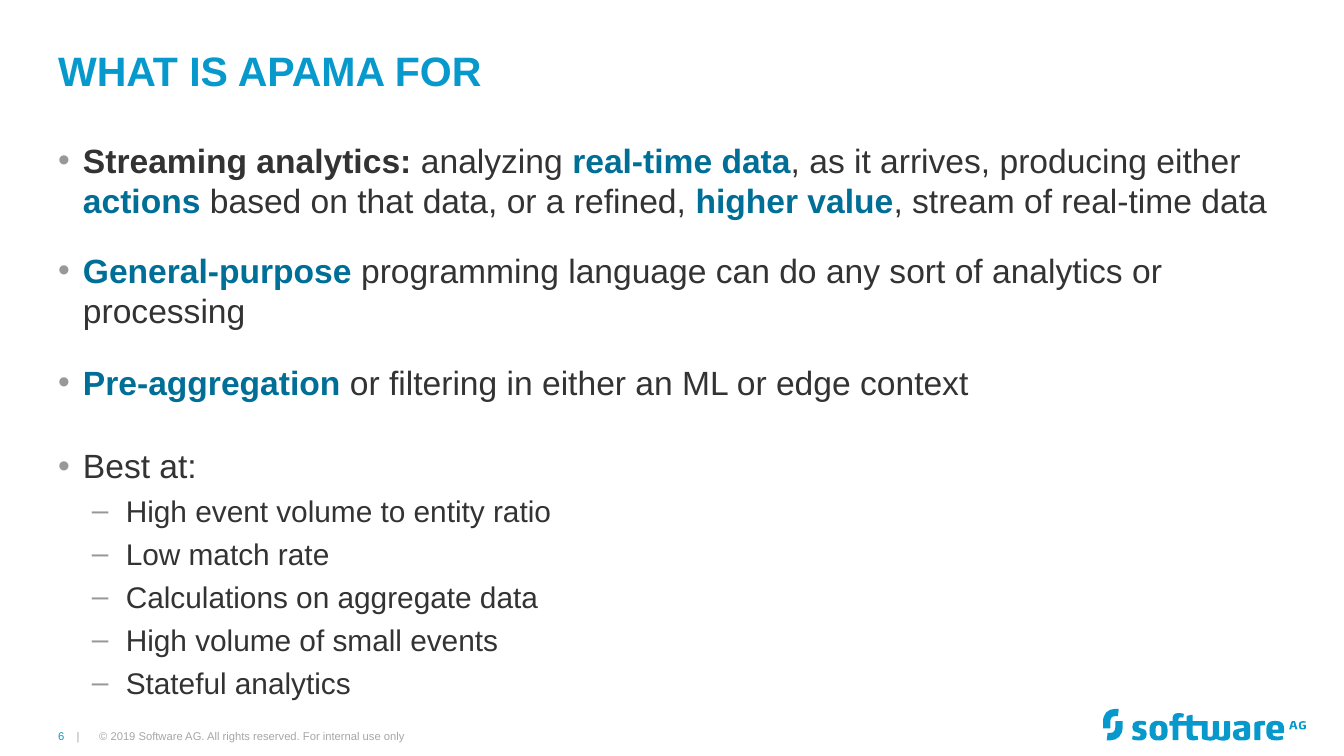
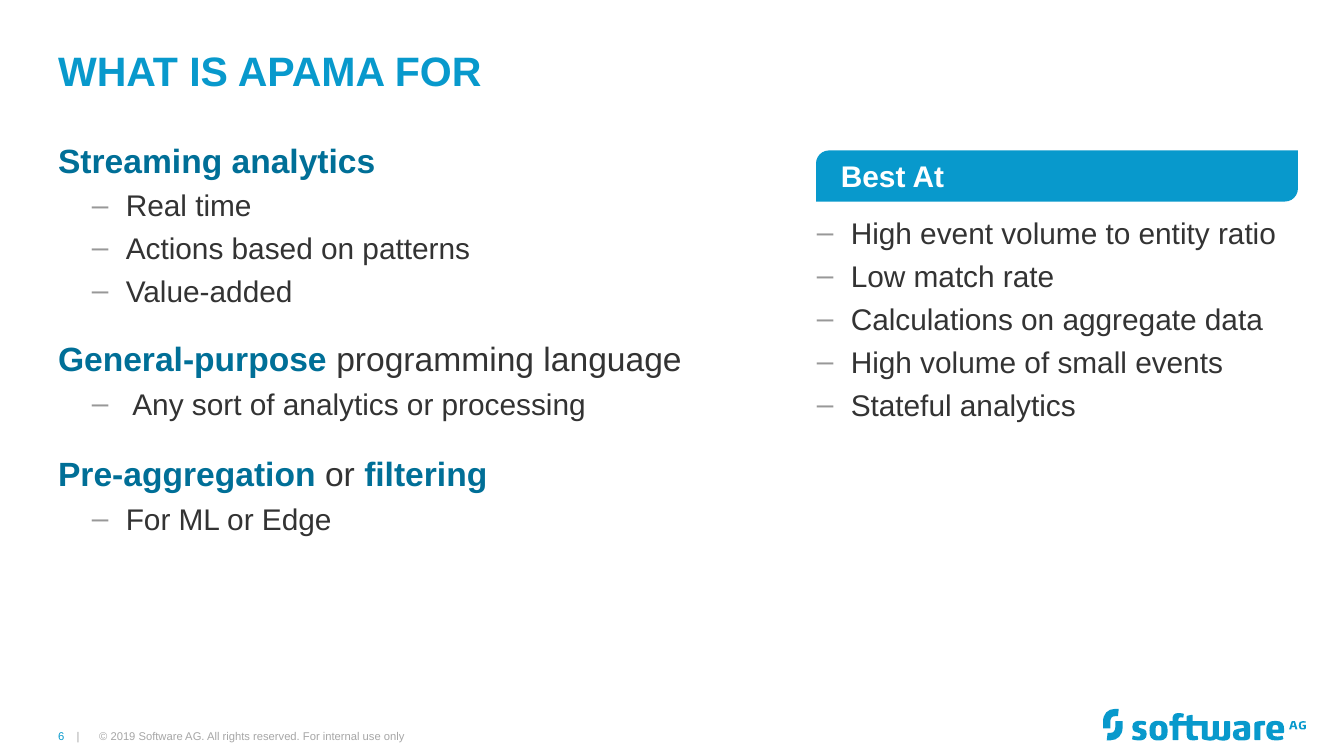
Before and after one commit to Cumulocity-IoT/apama-streaming-analytics-intro-training, a slide deck: slide 6 of Apama GAP Training.pptx. Drawn at 1344x756 pixels with LibreOffice and Linux fonts; fonts in the diff are those of the drawing; background and template pictures are left out. Boxes give left, top, right and bottom in pixels: in the first picture for what was removed or moved away, otherwise in the second. Text is boxed around its words. In the diff, an @@ line names an element or a change of style, - is before the commit and + after.

```diff
--- a/Apama GAP Training.pptx
+++ b/Apama GAP Training.pptx
@@ text at [58,148,681,536]: text changed; size 18 to 16 pt @@
-• Streaming analytics: analyzing real-time data, as it arrives, producing either actions based on that data, or a refined, higher value, stream of real-time data
-• General-purpose programming language can do any sort of analytics or processing
-• Pre-aggregation or filtering in either an ML or edge context
-• Best at:
-  – High event volume to entity ratio
-  – Low match rate
-  – Calculations on aggregate data
-  – High volume of small events
-  – Stateful analytics
+Streaming analytics
+  – Real time
+  – Actions based on patterns
+  – Value-added
+General-purpose programming language
+  – Any sort of analytics or processing
+Pre-aggregation or filtering
+  – For ML or Edge
@@ round diag rect added at [816,151,1298,202], fill #0899CC, 16 pt, text #FFFFFF, bold @@
+Best At
@@ text added at [851,222,1276,422], 16 pt, text #333333 @@
+  – High event volume to entity ratio
+  – Low match rate
+  – Calculations on aggregate data
+  – High volume of small events
+  – Stateful analytics
```
Also in this commit, not shown: 21 other slides changed, 1 slide added, 2 slides removed.
